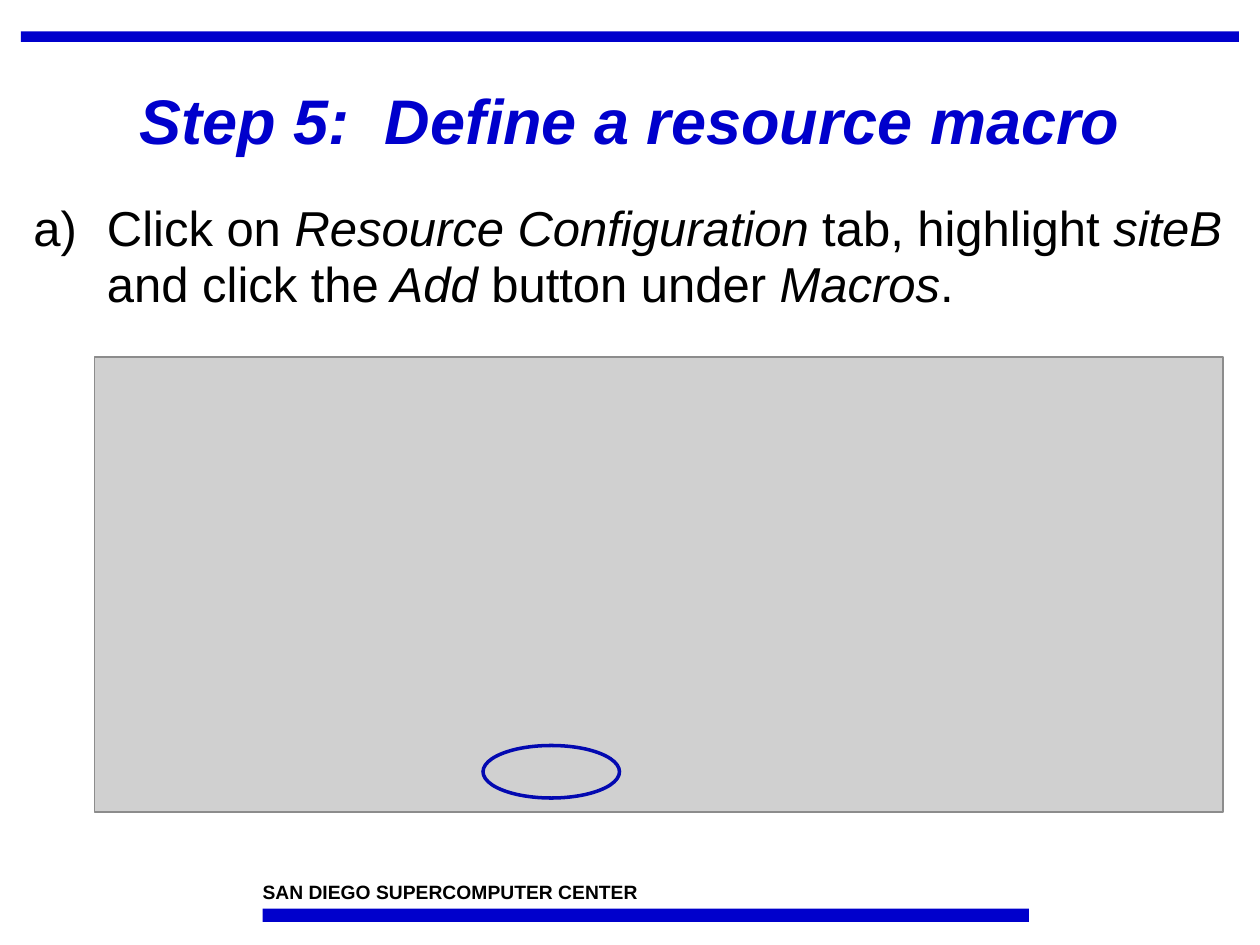
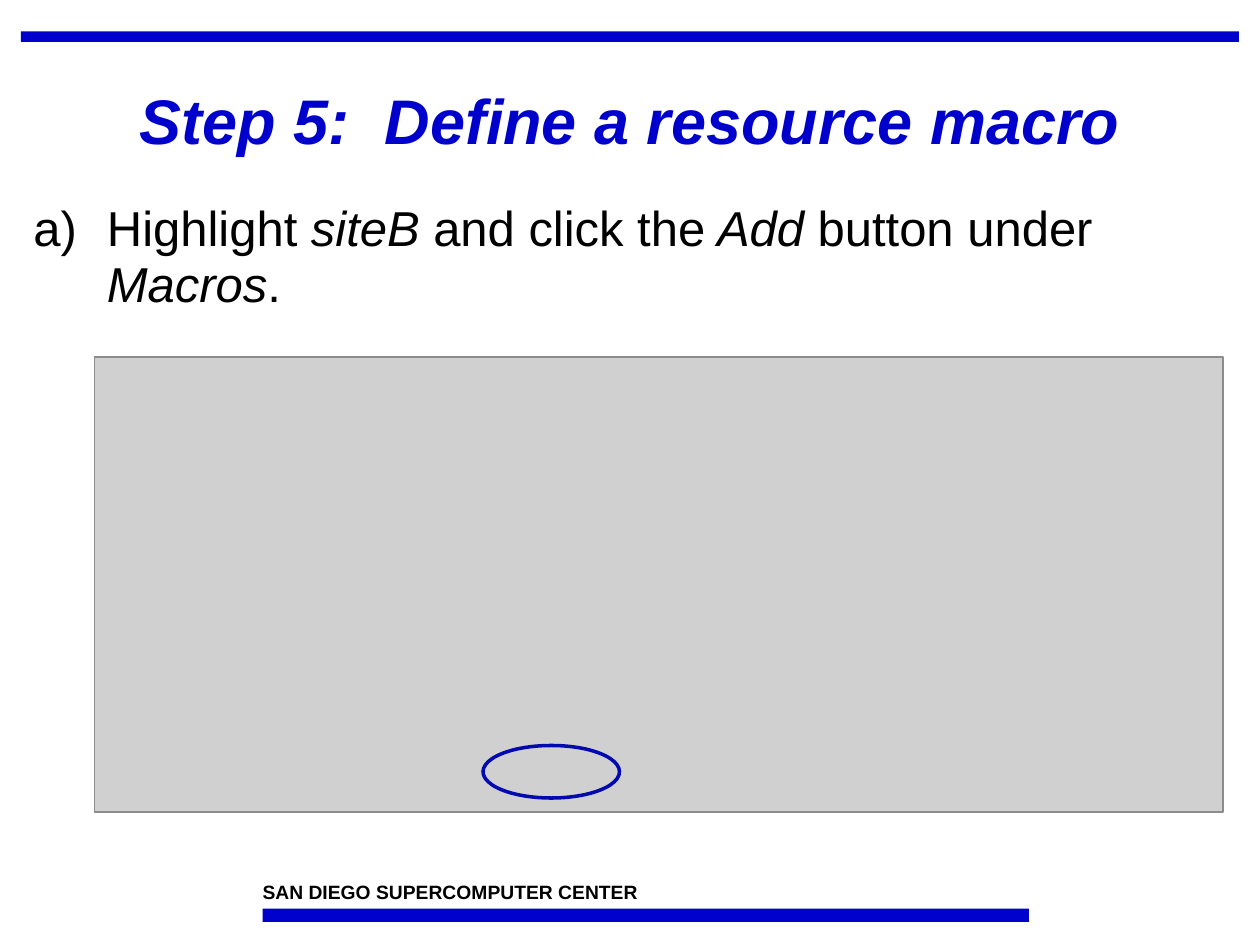
Before and after one commit to IncaProject/inca-xsede, a slide deck: slide 11 of talks/feb-06-workshop/deploy2.ppt. Drawn at 1260x945 pixels with LibreOffice and Linux fonts; fonts in the diff are those of the drawing; grey boxes stand for pictures; background and template pictures are left out. Boxes give left, top, right and bottom in pixels: in the first picture for what was removed or moved away, otherwise in the second. Text is boxed around its words. In the diff, an @@ line names an element or a change of style, - is before the commit and + after.

```diff
--- a/talks/feb-06-workshop/deploy2.ppt
+++ b/talks/feb-06-workshop/deploy2.ppt
@@ text at (x1=107, y1=210, x2=1092, y2=303): text changed @@
-a) Click on Resource Configuration tab, highlight siteB and click the Add button under Macros.
+a) Highlight siteB and click the Add button under Macros.
```
Also in this commit, not shown: 6 other slides changed, 6 slides added.
